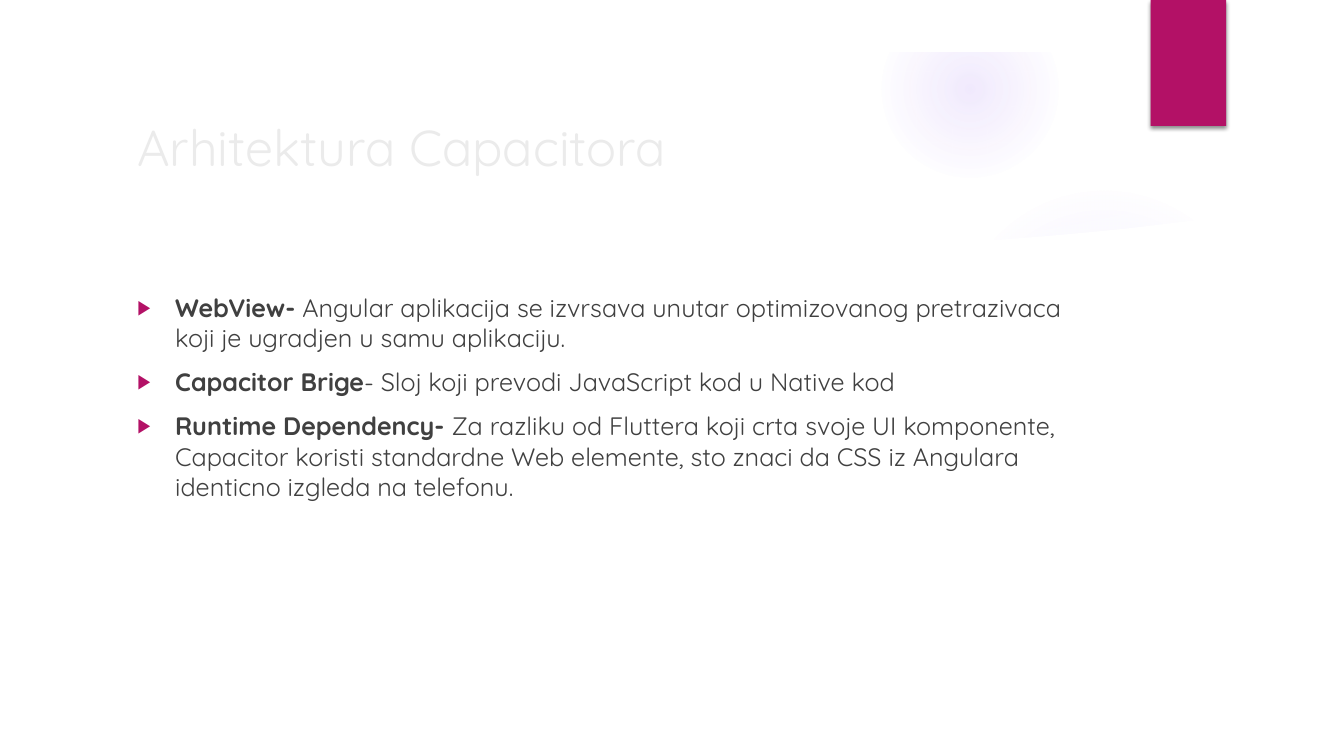
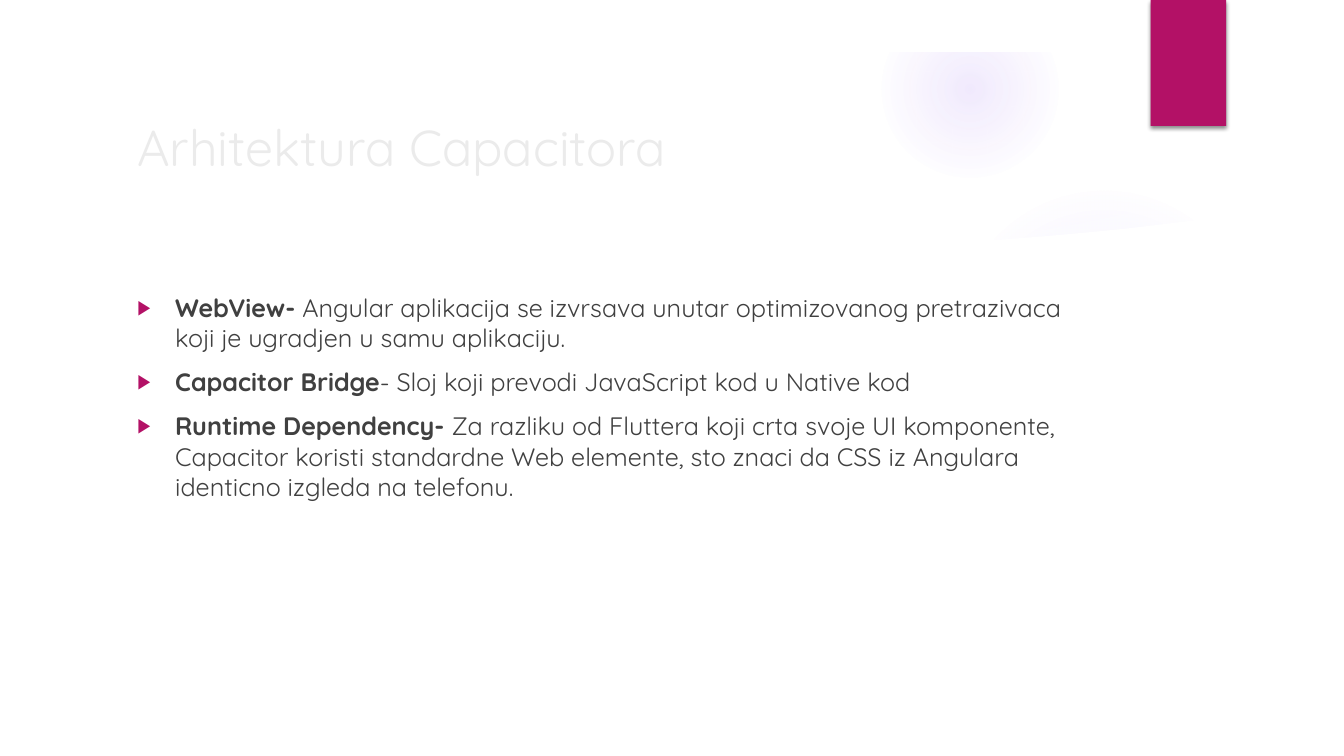
Before and after one commit to gopex01/NaprednoSW, a slide deck: slide 5 of NaprednoSWEPrez2.pptx (slide 7 before the commit). Drawn at 1344x756 pixels with LibreOffice and Linux fonts; fonts in the diff are those of the drawing; background and template pictures are left out. Boxes give left, top, right and bottom in pixels: in the first picture for what was removed or moved away, otherwise in the second. Text is boxed around its words. In the diff, an @@ line names an element or a change of style, - is before the commit and + after.

```diff
--- a/NaprednoSWEPrez2.pptx
+++ b/NaprednoSWEPrez2.pptx
@@ text at <box>175,372,910,396</box>: text changed @@
-▶ Capacitor Brige- Sloj koji prevodi JavaScript kod u Native kod
+▶ Capacitor Bridge- Sloj koji prevodi JavaScript kod u Native kod
```
Also in this commit, not shown: 5 other slides changed, 3 slides added, 1 slide removed.
